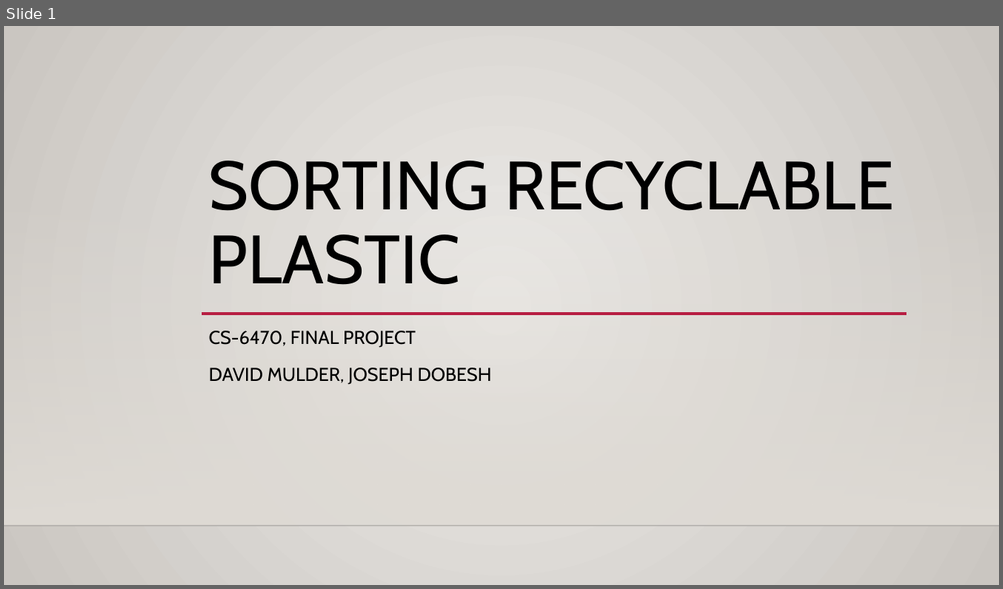
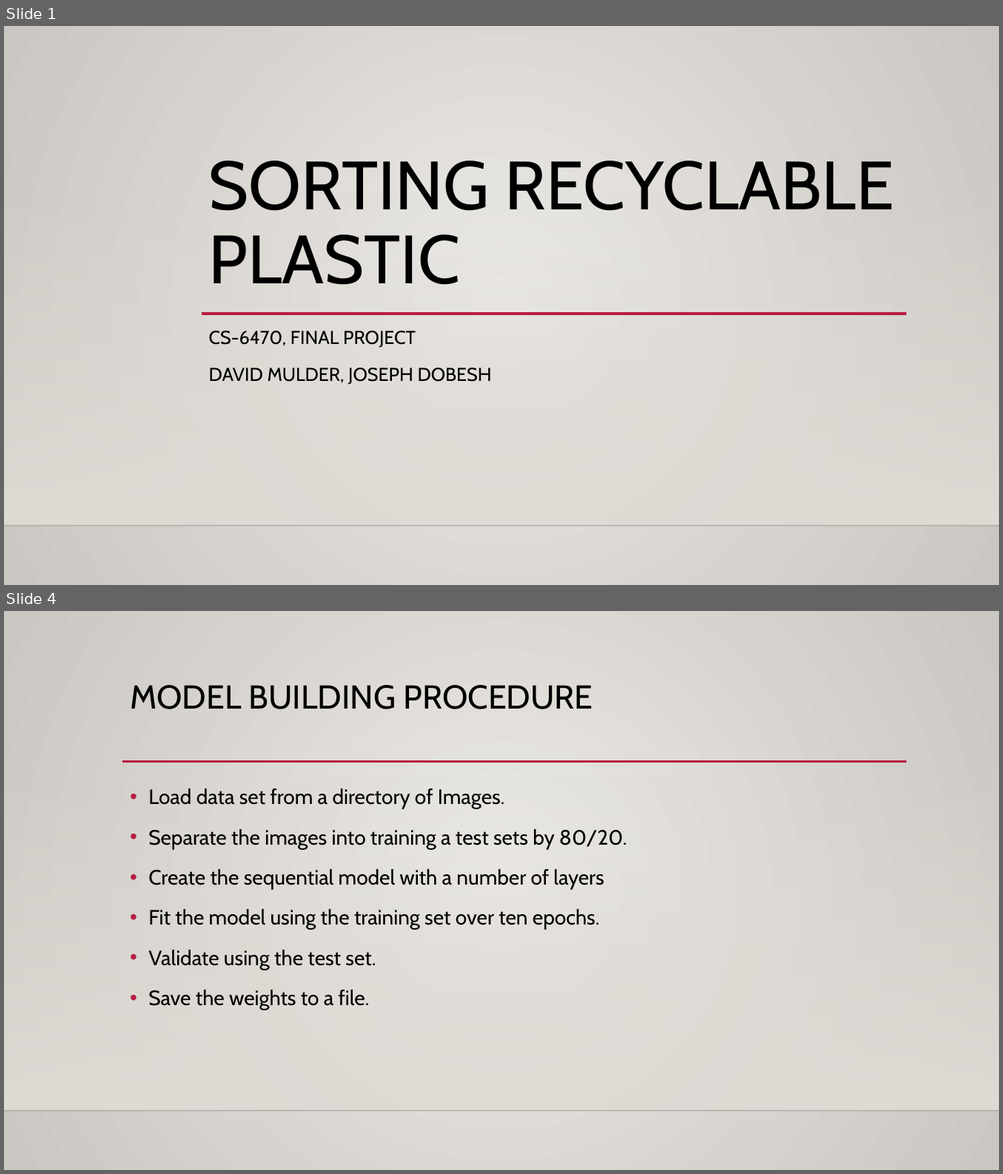
Before and after one commit to dmulder/CS6470_final, a slide deck: Final Project.pptx. Shown one above the other, each under a label of ours: slide 1 before the commit, slides 1 and 4 after it; the slides between them are not shown. The pictures are 1003x589 and 1003x1174 pixels, drawn with LibreOffice and Linux fonts; fonts in the diff are those of the drawing; background and template pictures are left out. Boxes give left, top, right and bottom in pixels: in the first picture for what was removed or moved away, otherwise in the second. Text is boxed around its words. In the diff, an @@ line names an element or a change of style, - is before the commit and + after.

```diff
--- a/Final Project.pptx
+++ b/Final Project.pptx
@@ slide 4 added at bbox=[4, 611, 999, 1170], background gradient #ECEAE7 to #CAC7C1; not listed: 2 template elements that a slide beside it also shows @@
@@ title added at bbox=[130, 685, 592, 709], 32 pt, text #000000 @@
+MODEL BUILDING PROCEDURE
@@ line added from (122, 762) to (907, 762), #B71E42 2.5 pt @@
@@ text added at bbox=[148, 789, 627, 1011], 20 pt, text #000000 @@
+• Load data set from a directory of Images.
+• Separate the images into training a test sets by 80/20.
+• Create the sequential model with a number of layers
+• Fit the model using the training set over ten epochs.
+• Validate using the test set.
+• Save the weights to a file.
```
Also in this commit, not shown: 2 slides changed, 1 other slide added.
